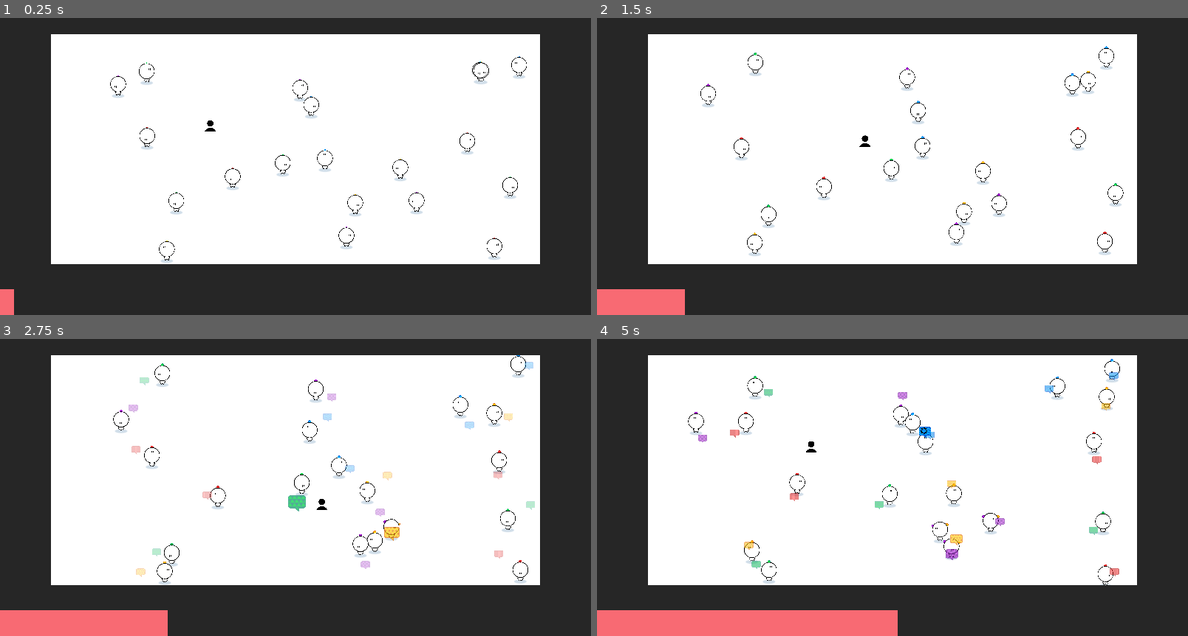
Above: before the commit, frames 1-4 (two rows, left to right).
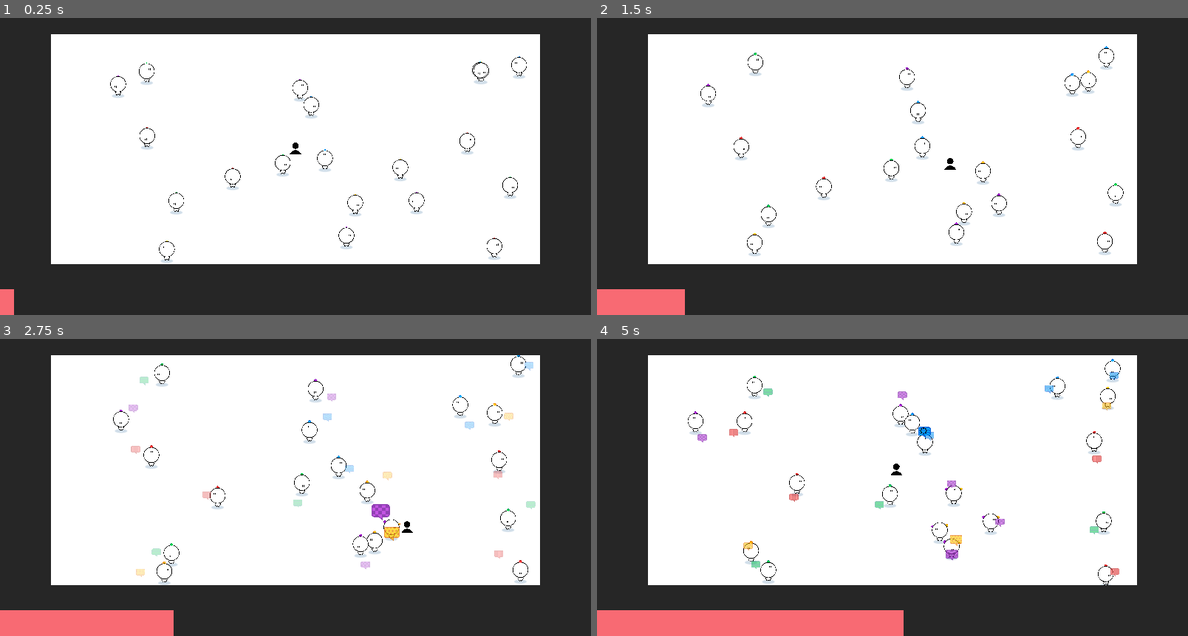
Above: after the commit, the same moments.

Repository: haihala/mankind-knew
Game: Godot game, scene res://world.tscn
Two runs of this game, one before a commit and one after it. Both use one fixed random seed, a clock stepped at 60 frames per second and the inputs below.
Inputs:
- Up to frame 1 (0.25 s): no input
- Up to frame 2 (1.5 s): hold D (move_right) 0.53-1.28 s; hold S (move_down) from 1.28 s (still down)
- Up to frame 3 (2.75 s): release S (move_down) at 2.03 s; hold D (move_right) from 2.03 s (still down)
- Up to frame 4 (5 s): release D (move_right) at 2.78 s; hold W (move_up) 2.78-3.53 s; hold A (move_left) from 3.53 s (still down)

The runs differ from the first frame. In frame 1, less than 0.1% of the frame differs, in the area x 23-88%, y 15-78%; in frame 2, 0.2%; in frame 3, 0.8%; in frame 4, 1.1%, in the area x 15-89%, y 6-100%.

Commit message:
NPCs now avoid strong opposing views

Diff:
--- a/godot-project/npc.gd
+++ b/godot-project/npc.gd
@@ -4,15 +4,20 @@
 enum Belief {RED, GREEN, BLUE, PURPLE, ORANGE}
 @export var colors: Array[Color] = [Color.RED, Color.GREEN, Color.BLUE, Color.PURPLE, Color.ORANGE]
 @export var border_colors: Array[Color] = [Color.RED, Color.GREEN, Color.BLUE, Color.PURPLE, Color.ORANGE]
-
 @export var projectile_scene: PackedScene
 @export var speed: float = 30
 @export var eyes_offset: float = 7
-@export var max_direction_influence_per_npc: float = 0.2
+@export var npc_influence_multiplier: float = 0.2
+@export var similarity_multiplier = 2
+@export var repulsion_multiplier = 4
+@export_range(0, 1) var strong_belief_threshold = 0.7
+
+var leftover = 2 - 2*strong_belief_threshold
 var next_direction: Vector2
 var prev_direction: Vector2
 var beliefs: Dictionary = {}
 var total_belief: float = 0
+var strongest_belief: Belief
 var initial_belief: Belief
 
 func _ready() -> void:
@@ -38,9 +43,13 @@
 		if npc == self:
 			continue
 
+		var diff = position - npc.position
+		var direction = diff.normalized()
+		var inverse_distance = 1/diff.length()
+
 		var similarity = calculate_similarity(npc)
-		var direction = (npc.position - position).normalized()
-		npc_influence += max_direction_influence_per_npc * direction * similarity
+		var repulsion = calculate_polarization_repulsion(npc)
+		npc_influence += npc_influence_multiplier * direction * inverse_distance * (similarity - repulsion)
 	next_direction = (random_direction + middle_pull + npc_influence).normalized()
 
 # From 0 to 1
@@ -50,7 +59,18 @@
 	for belief in Belief.values():
 		similarity += beliefs.get(belief, 0) * npc.beliefs.get(belief, 0)
 
-	return similarity
+	return similarity_multiplier * similarity
+
+# From 0 to 1
+func calculate_polarization_repulsion(npc: NPC) -> float:
+	# Same strongest beliefs -> no repulsion
+	if npc.strongest_belief == strongest_belief:
+		return 0
+
+	var strongest = beliefs[strongest_belief]
+	var npc_strongest = npc.beliefs[npc.strongest_belief]
+	var total_strength = strongest + npc_strongest
+	return repulsion_multiplier * max((total_strength - 2*strong_belief_threshold) / leftover, 0)
 
 func shoot(angle: float = randf()*PI*2) -> void:
 	var projectile = projectile_scene.instantiate()
@@ -81,8 +101,13 @@
 	beliefs[belief] = current + amount
 
 	var total = 0
+	var strongest_belief_amount = 0
 	for key in beliefs:
-		total += beliefs[key]
+		var value = beliefs[key]
+		total += value
+		if value > strongest_belief_amount:
+			strongest_belief = key
+			strongest_belief_amount = value
 
 	# Evenly shrink every belief so that we get under the total
 	if total > 1:
--- a/godot-project/world.tscn
+++ b/godot-project/world.tscn
@@ -42,7 +42,6 @@
 collision_mask = 0
 
 [node name="Player" parent="." instance=ExtResource("1_uc7q8")]
-position = Vector2(-166, -44)
 
 [node name="NPCSpawner" parent="." instance=ExtResource("3_23yi1")]
 scale = Vector2(45, 20)
